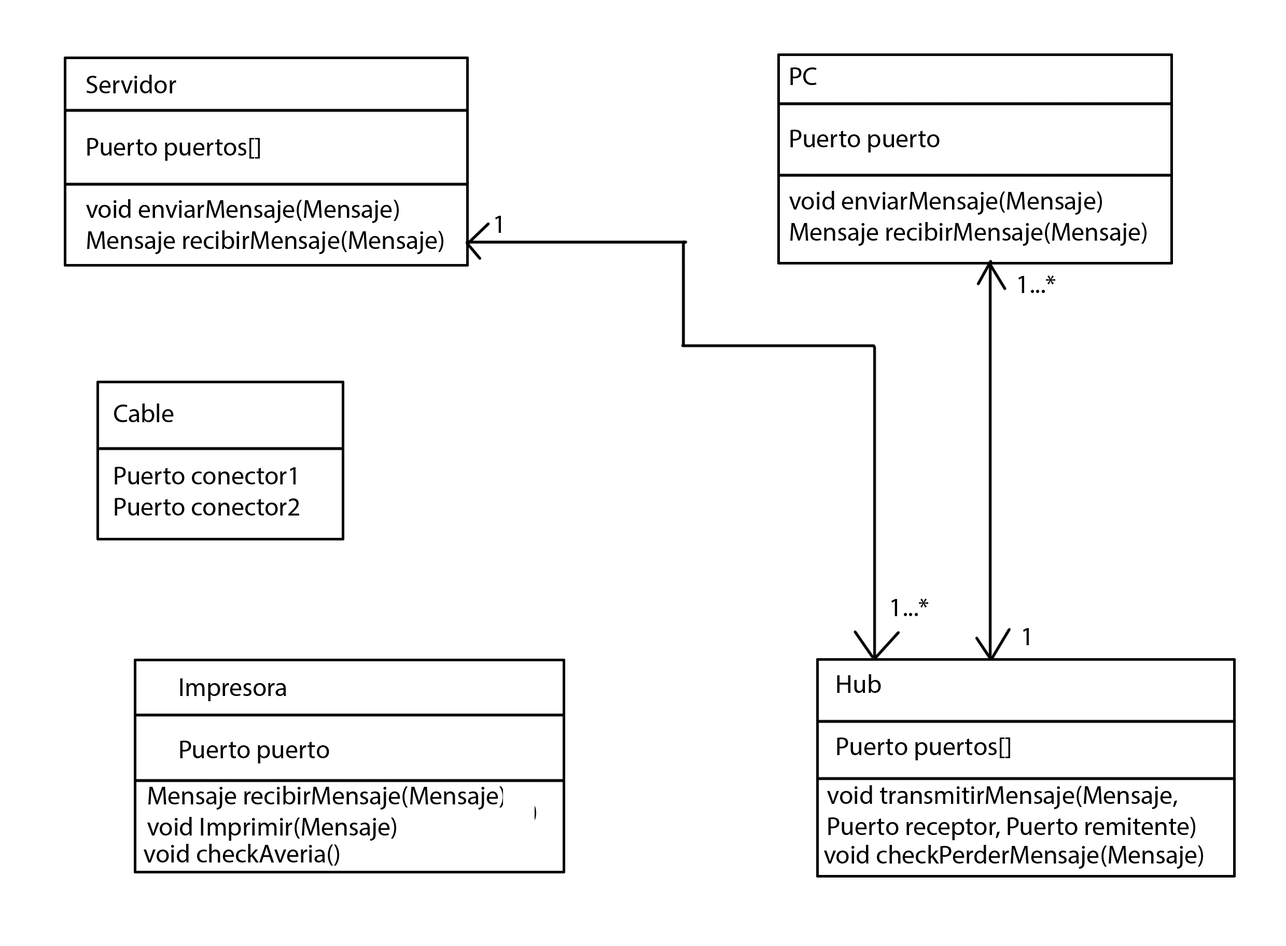
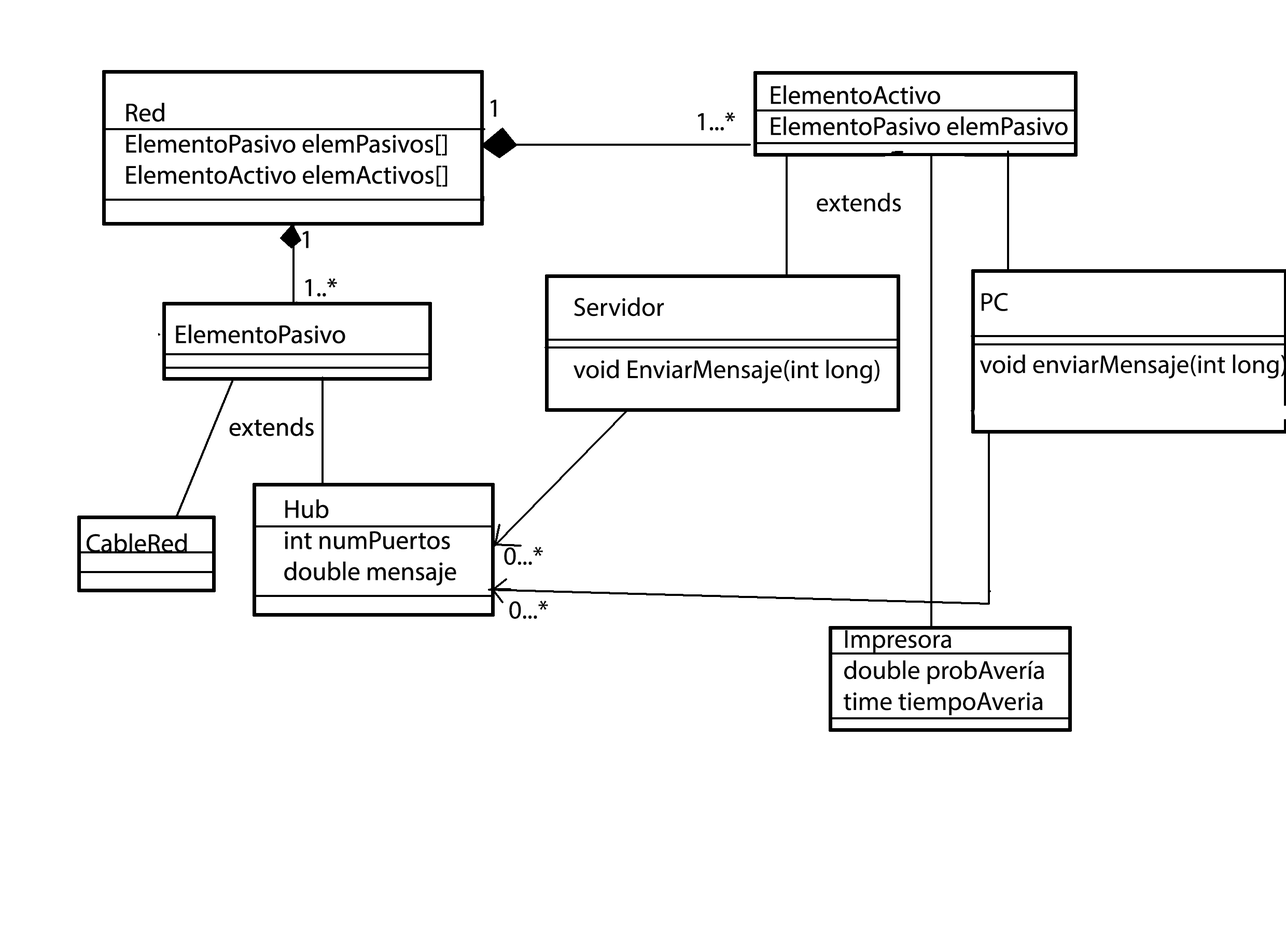
Layer changes from the first 1286x946 image to the second:
added layer "PC void enviarMensaje(int long)" above "Impresora double probAvería time tiempoAveria" over [979, 292, 1286, 379]
added layer "Impresora double probAvería time tiempoAveria" above "Servidor void EnviarMensaje(int long)" over [843, 629, 1044, 715]
added layer "Servidor void EnviarMensaje(int long)" above "extends" over [573, 297, 880, 384]
added layer "extends" above "0...*" over [816, 192, 901, 212]
added layer "0...*" (1st of 2) above "0...*" over [503, 546, 543, 566]
added layer "0...*" (2nd of 2) above "Capa 1" over [509, 600, 548, 619]
added layer "Capa 1" above "Capa 2" over [63, 53, 1286, 878]
added layer "Capa 2" above "Fondo" over [63, 53, 1286, 878]
